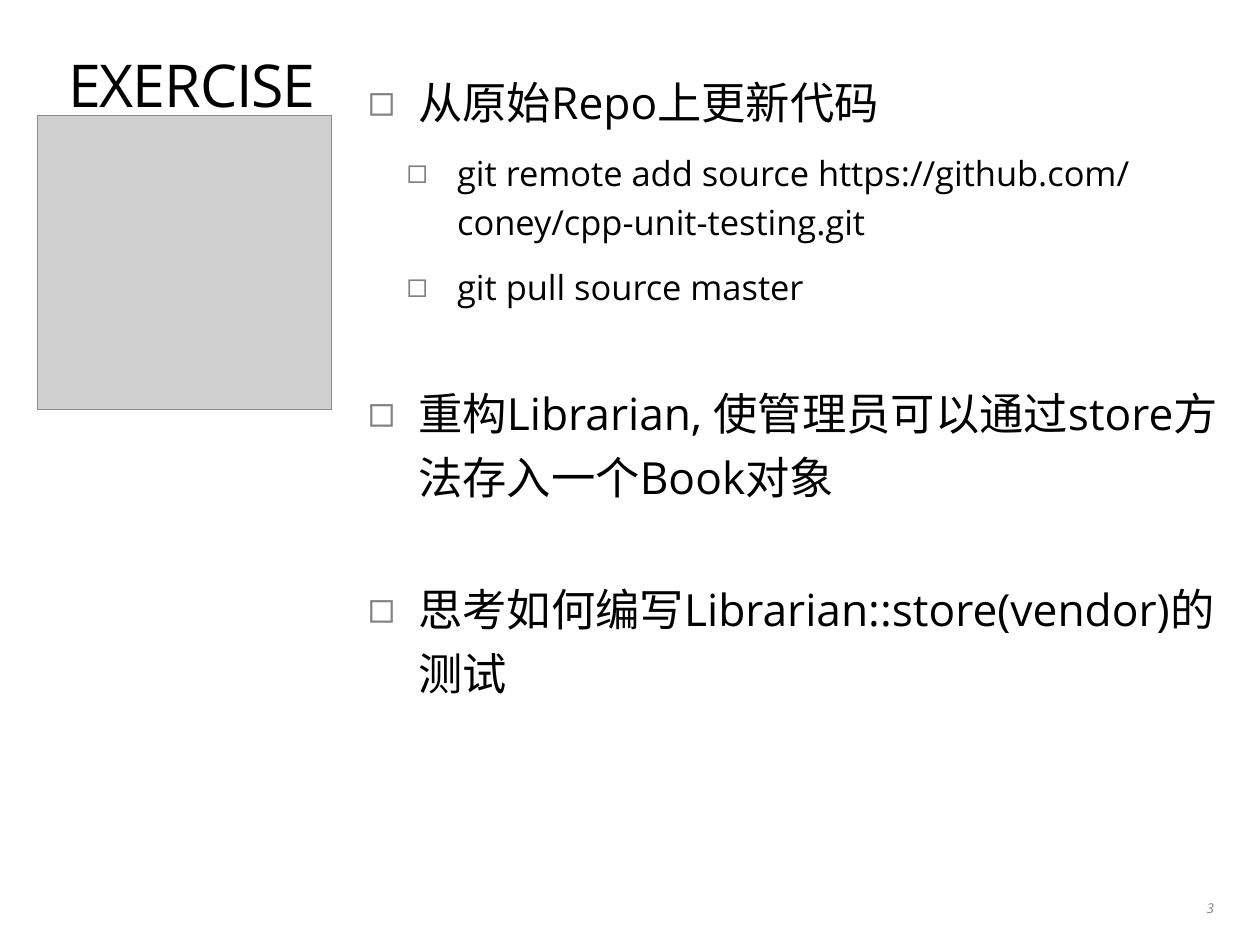
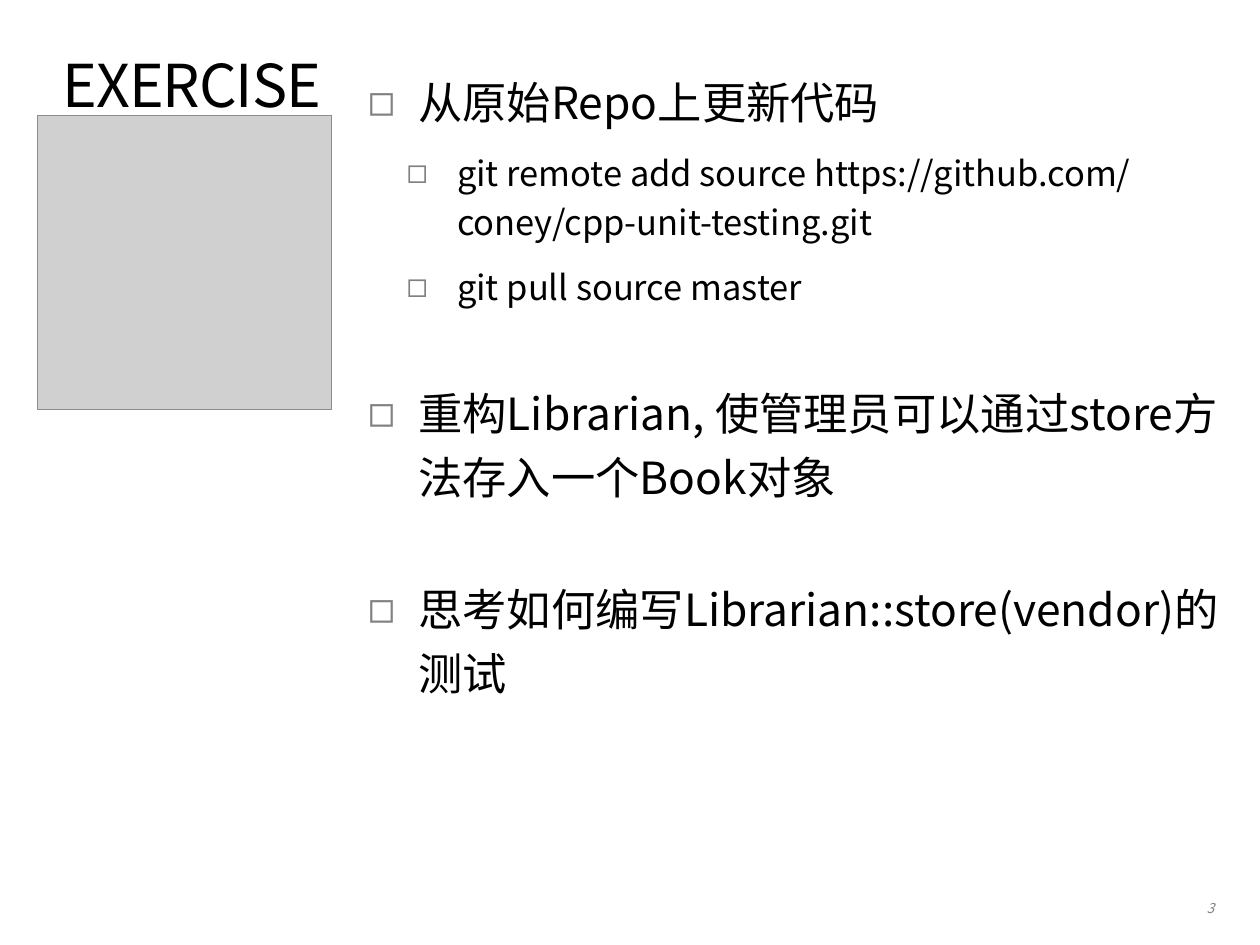
Before and after one commit to coney/cpp-unit-testing, a slide deck: slide 3 of .slides/02-stubs-and-mocks.pptx. Drawn at 1260x945 pixels with LibreOffice and Linux fonts; fonts in the diff are those of the drawing; grey boxes stand for pictures. Boxes give left, top, right and bottom in pixels: in the first picture for what was removed or moved away, otherwise in the second. Text is boxed around its words. In the diff, an @@ line names an element or a change of style, - is before the commit and + after.

```diff
--- a/.slides/02-stubs-and-mocks.pptx
+++ b/.slides/02-stubs-and-mocks.pptx
@@ font Open Sans to Noto Sans CJK SC in 3 elements at (x1=63, y1=63, x2=321, y2=123), (x1=418, y1=81, x2=1218, y2=694), (x1=1207, y1=903, x2=1215, y2=913) @@
```
Also in this commit, not shown: 15 other slides changed.
